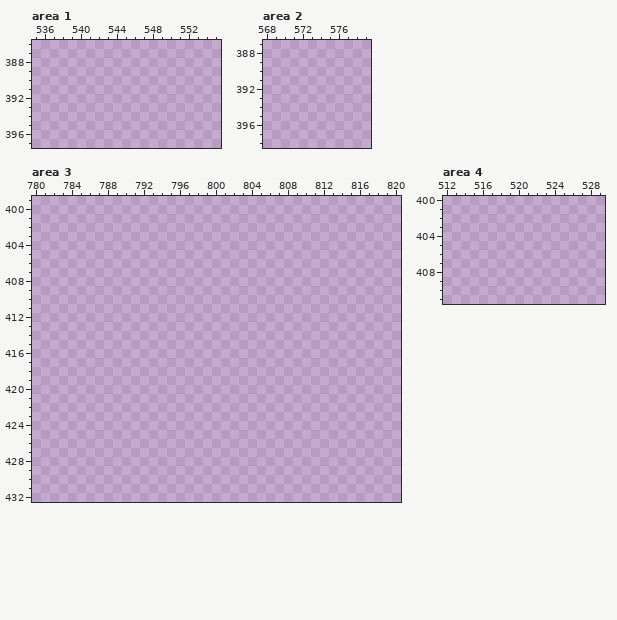
Pixel-art file -- .Aseprite Files/Tiles/HouseTileset2.0.ase. The picture above is the old version.
1000x1000 pixels, 1 frame. Colours within 5 levels of each other are drawn and written as one. Shown: area 1: x 535..555, y 386..397; area 2: x 568..579, y 387..398; area 3: x 780..820, y 399..432; area 4: x 512..529, y 400..411. The commit also changed other parts of the picture, which this record leaves out.
Palette (. is transparent): 
Now the later version:
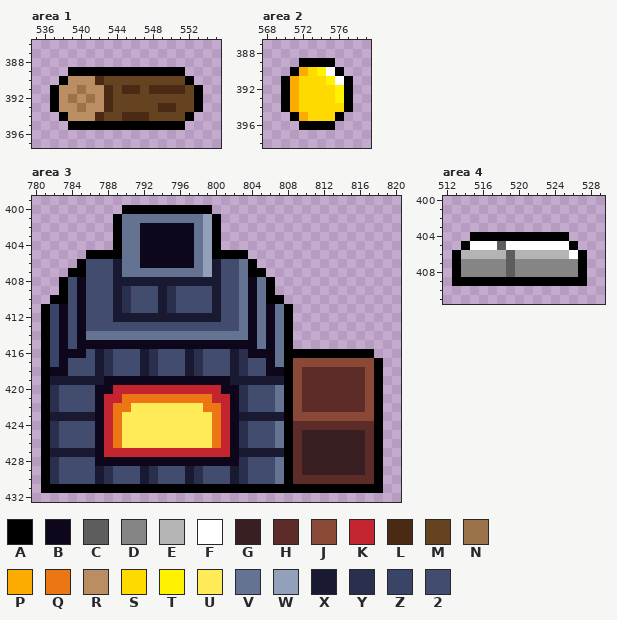
Colours new in this view: A #000000  B #0e071b  C #5d5d5d  D #858585  E #b4b4b4  F #ffffff  G #391f21  H #5d2c28  J #8a4836  K #c42430  L #4a2a14  M #654321  N #9c7349  P #fcac01  Q #ed7614  R #ba8e62  S #feda00  T #fef200  U #ffeb57  V #657392  W #92a1b9  X #1a1932  Y #2a2f4e  Z #3a4466  2 #424c6e
Change:
Changed rows in their new state; - is an unchanged pixel.
Area 1:
first column x 537:
389 --AAAAAAAAAAAAA--
390 -ARRRLMMMMMMMMMA-
391 ARRNRRLMLLMLLLLMA
392 ARNRNRLMMMMMMMMMA
393 ARRNRRLMMMMMLLMMA
394 -ARRRLMMLLLMMMMA-
395 --AAAAAAAAAAAAA--
Area 2:
first column x 570:
389 --AAAA--
390 -APSTFA-
391 APSSSTFA
392 APSSSSTA
393 APSSSSTA
394 APSSSSSA
395 -APSSSA-
396 --AAAA--
Area 3:
first column x 781:
400 ---------AAAAAAAAAA-------------------
401 --------AVVVVVVVVVWA------------------
402 --------AVVBBBBBBVWA------------------
403 --------AVVBBBBBBVWA------------------
404 --------AVVBBBBBBVWA------------------
405 -----AAAAVVBBBBBBVWAAAA---------------
406 ----A222XVVBBBBBBVWX22VA--------------
407 ---AA222XVVVVVVVVVWX22VAA-------------
408 --A2B222XXXXXXXXXXXX22VBVA------------
409 --A2B222XY222XY2222X22VBVA------------
410 -AA2B222XY222XY2222X22VBVAA-----------
411 AZB2B222XY222XY2222X22VBVBVA----------
412 AZB2B222XXXXXXXXXXXX22VBVBVA----------
413 AZB2B22222222222222222VBVBVA----------
414 AZB2BVVVVVVVVVVVVVVVVVVBVBVA----------
415 AZB2BBBBBBBBBBBBBBBBBBBBVBVA----------
416 AZBBB2XY222XY222XY222XYBBBVAAAAAAAAAA-
417 AZB222XY222XY222XY222XY22BVAJJJJJJJJJA
418 ABB222XY222XY222XY222XY22BBAJHHHHHHHJA
419 AXXXXXXBBBBBBBBBBBBBBXXXXXXAJHHHHHHHJA
420 AY2222BBKKKKKKKKKKKKBBY222VAJHHHHHHHJA
421 AY2222BKKQQQQQQQQQQKKBY222VAJHHHHHHHJA
422 AY2222BKQQUUUUUUUUQQKBY222VAJHHHHHHHJA
423 AXXXXXBKQUUUUUUUUUUQKBXXXXXAJJJJJJJJJA
424 AY2222BKQUUUUUUUUUUQKBY222VAHHHHHHHHHA
425 AY2222BKQUUUUUUUUUUQKBY222VAHGGGGGGGHA
426 AY2222BKQUUUUUUUUUUQKBY222VAHGGGGGGGHA
427 AXXXXXBKKKKKKKKKKKKKKBXXXXXAHGGGGGGGHA
428 AY2222BBBBBBBBBBBBBBBBY222VAHGGGGGGGHA
429 AY2222XY222XY222XY222XY222VAHGGGGGGGHA
430 AY2222XY222XY222XY222XY222VAHHHHHHHHHA
431 AAAAAAAAAAAAAAAAAAAAAAAAAAAAAAAAAAAAAA
Area 4:
first column x 513:
404 --AAAAAAAAAAA--
405 -AFFFCFFFFFFFA-
406 AEEEEECEEEEEEFA
407 ADDDDDCDDDDDDDA
408 ADDDDDCDDDDDDDA
409 AAAAAAAAAAAAAAA
